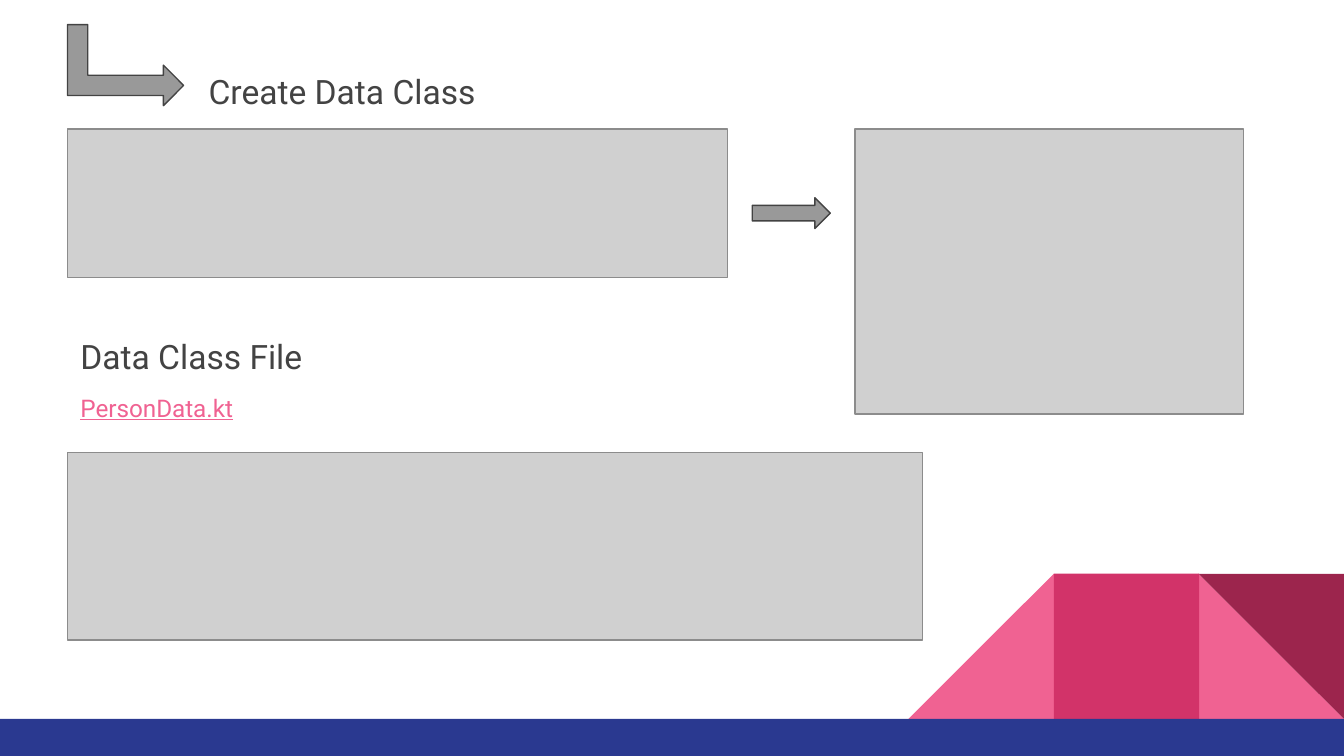
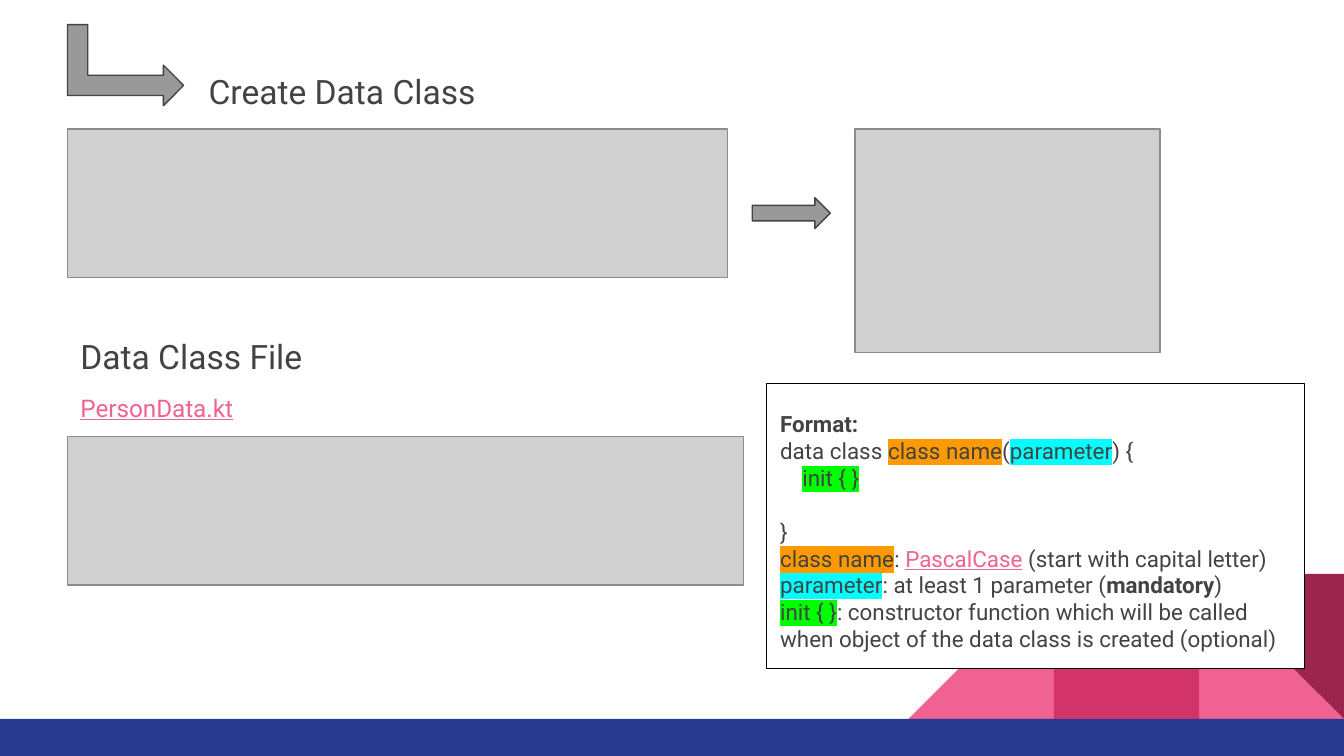
Before and after one commit to ferryyuwono/android-beginner, a slide deck: slide 46 of Beginner Level for Android Development using Kotlin - Module 1.pptx. Drawn at 1344x756 pixels with LibreOffice and Linux fonts; fonts in the diff are those of the drawing; grey boxes stand for pictures. Boxes give left, top, right and bottom in pixels: in the first picture for what was removed or moved away, otherwise in the second. Text is boxed around its words. In the diff, an @@ line names an element or a change of style, - is before the commit and + after.

```diff
--- a/Beginner Level for Android Development using Kotlin - Module 1.pptx
+++ b/Beginner Level for Android Development using Kotlin - Module 1.pptx
@@ picture: place and size @@
-picture at (855, 129, 1243, 414)
+picture at (855, 129, 1160, 352)
@@ rectangle added at (766, 383, 1304, 668), fill #FFFFFF, outline #000000 0.75 pt, 12 pt, text #434343 @@
+Format:
+data class class name(parameter) {
+init { }
+}
+class name: PascalCase (start with capital letter)
+parameter: at least 1 parameter (mandatory)
+init { }: constructor function which will be called when object of the data class is created (optional)
@@ picture: place and size @@
-picture at (67, 453, 922, 641)
+picture at (67, 437, 743, 585)
```
Also in this commit, not shown: 10 other slides changed, 7 slides added, 7 slides removed.
